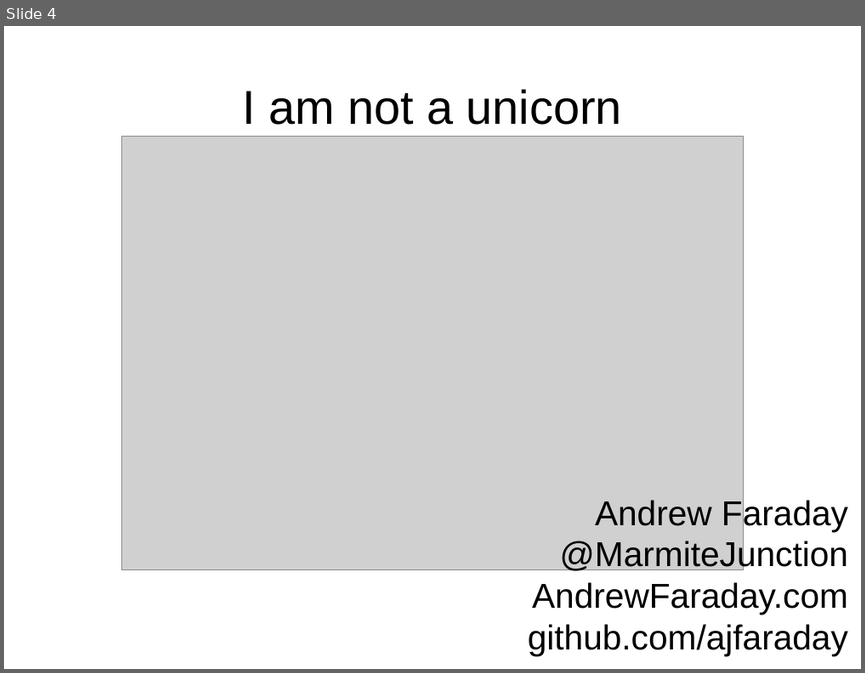
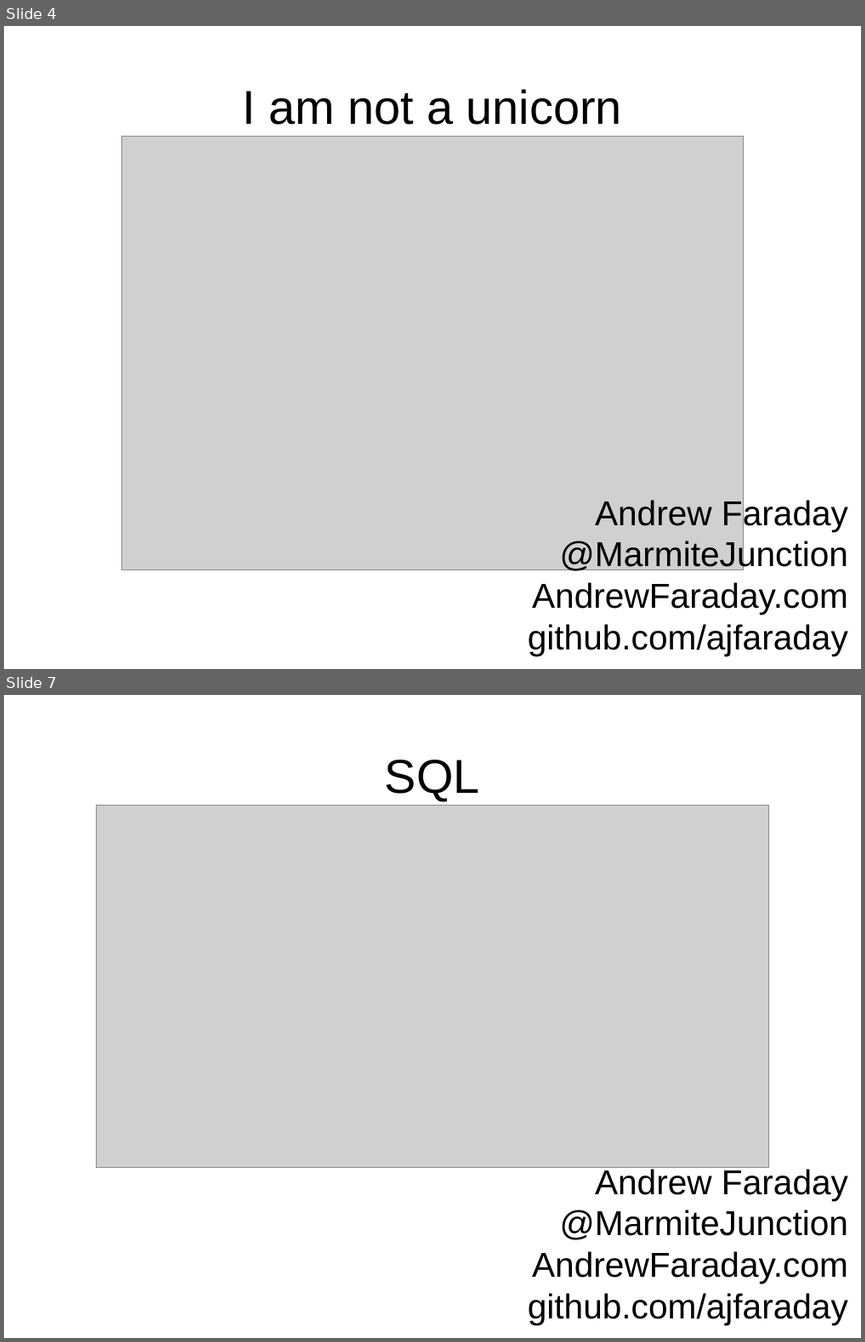
Before and after one commit to AJFaraday/conference-repo, a slide deck: lightning/fear/fear-pres.odp. Shown one above the other, each under a label of ours: slide 4 before the commit, slides 4 and 7 after it; the slides between them are not shown. The pictures are 865x673 and 865x1342 pixels, drawn with LibreOffice and Linux fonts; fonts in the diff are those of the drawing; grey boxes stand for pictures. Boxes give left, top, right and bottom in pixels: in the first picture for what was removed or moved away, otherwise in the second. Text is boxed around its words. In the diff, an @@ line names an element or a change of style, - is before the commit and + after.

```diff
--- a/lightning/fear/fear-pres.odp
+++ b/lightning/fear/fear-pres.odp
@@ slide 7 added at <box>4,695,861,1338</box>, background #FFFFFF @@
@@ title added at <box>385,760,480,801</box>, 44 pt, text #000000 @@
+SQL
@@ picture added at <box>97,805,769,1167</box> @@
@@ subtitle added at <box>528,1166,848,1325</box>, 32 pt, text #000000 @@
+Andrew Faraday
+@MarmiteJunction
+AndrewFaraday.com
+github.com/ajfaraday
```
Also in this commit, not shown: 1 slide changed, 5 other slides added.
